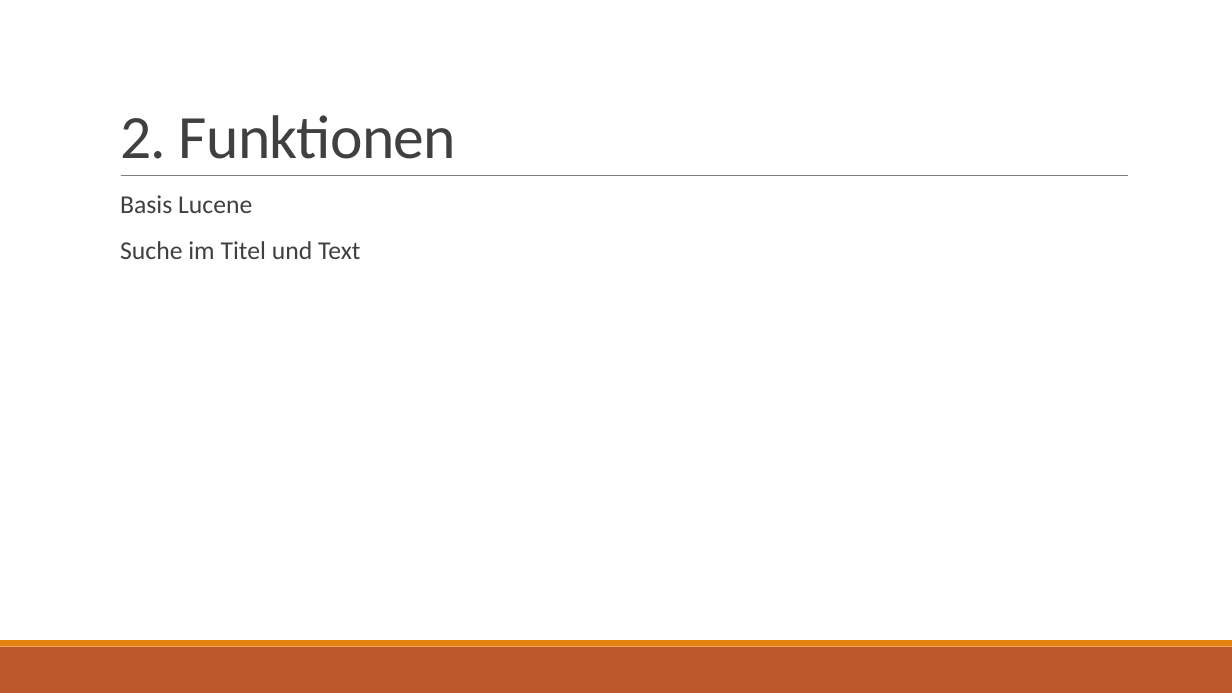
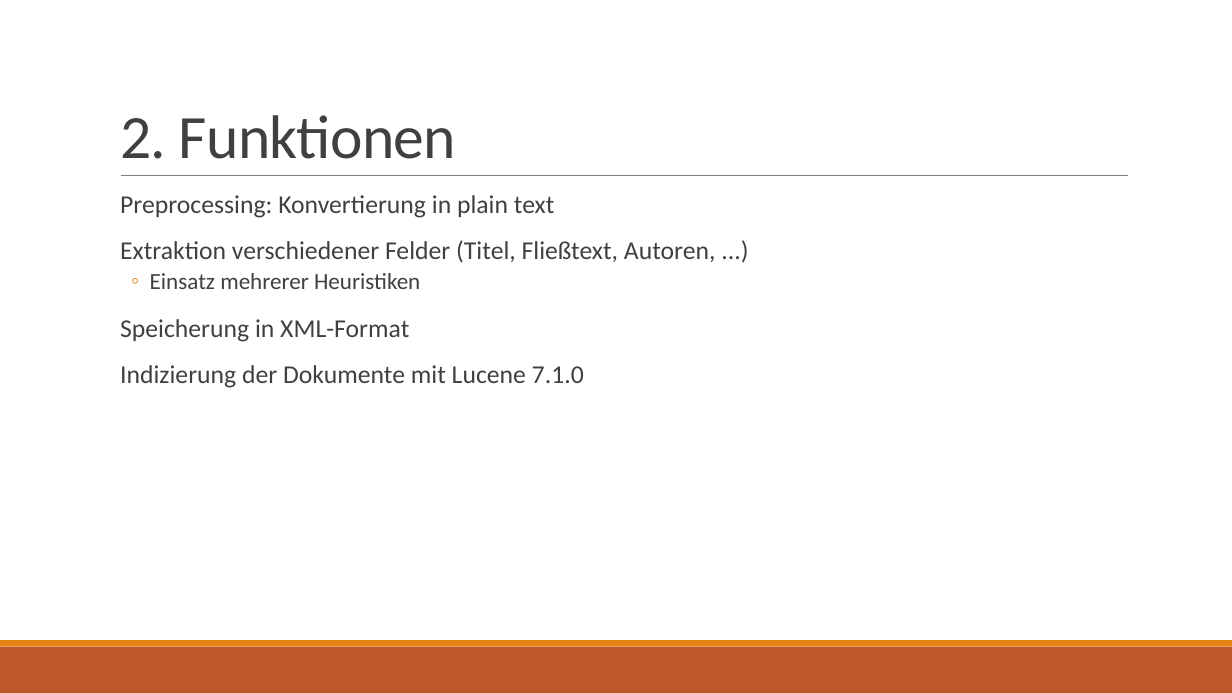
Before and after one commit to 43ndr1k/Digital-Text-Forensics, a slide deck: slide 4 of Digital Text Forensics Search Engine.pptx. Drawn at 1232x693 pixels with LibreOffice and Linux fonts; fonts in the diff are those of the drawing. Boxes give left, top, right and bottom in pixels: in the first picture for what was removed or moved away, otherwise in the second. Text is boxed around its words. In the diff, an @@ line names an element or a change of style, - is before the commit and + after.

```diff
--- a/Digital Text Forensics Search Engine.pptx
+++ b/Digital Text Forensics Search Engine.pptx
@@ text at box(120, 195, 716, 388): text changed @@
-  Basis Lucene
-  Suche im Titel und Text
+  Preprocessing: Konvertierung in plain text
+  Extraktion verschiedener Felder (Titel, Fließtext, Autoren, ...)
+  ◦ Einsatz mehrerer Heuristiken
+  Speicherung in XML-Format
+  Indizierung der Dokumente mit Lucene 7.1.0
```
Also in this commit, not shown: 1 other slide changed, 1 slide added.
